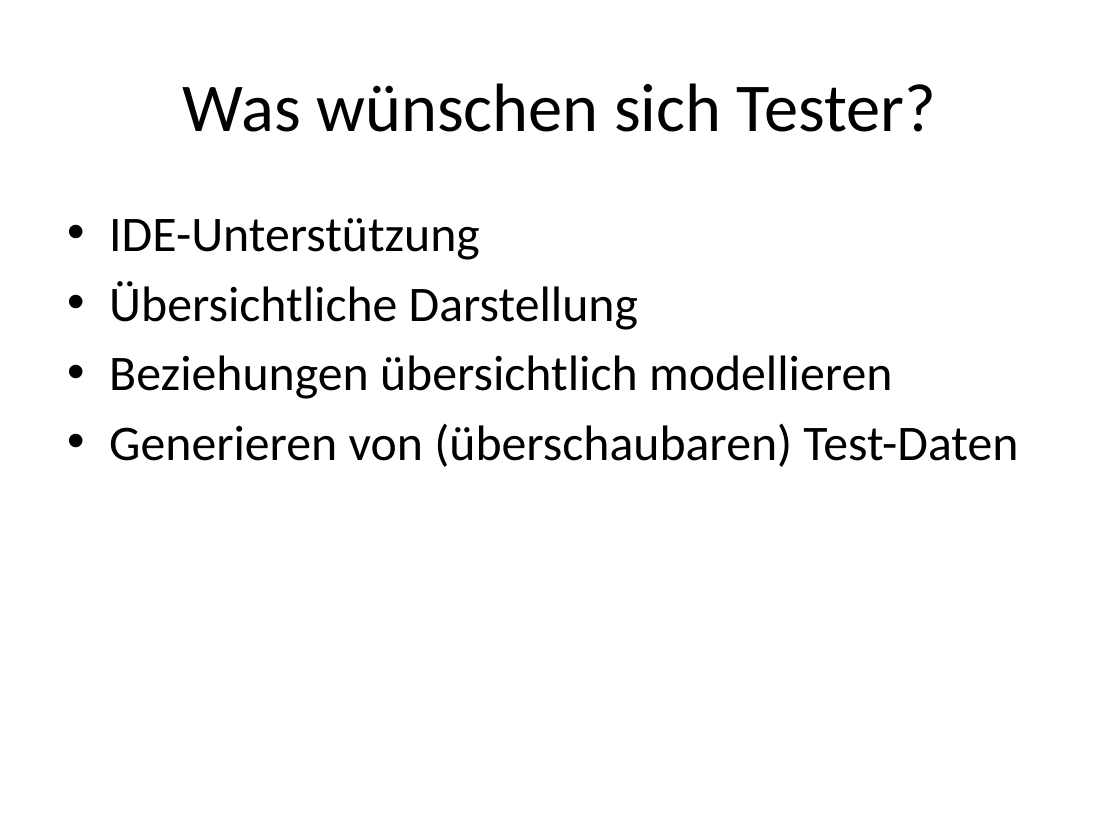
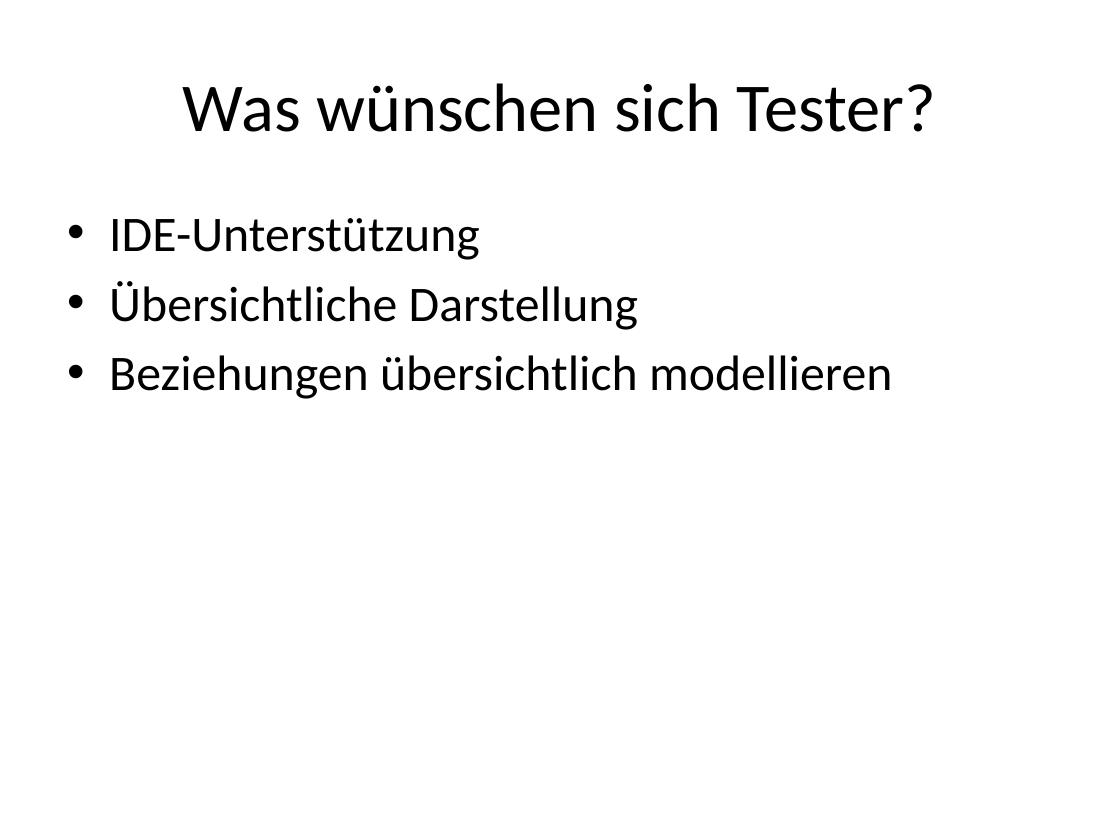
Before and after one commit to seerhein-lab/testdata-dsl, a slide deck: slide 4 of documentation/seitenbau/praesentation.pptx (slide 3 before the commit). Drawn at 1120x840 pixels with LibreOffice and Linux fonts; fonts in the diff are those of the drawing. Boxes give left, top, right and bottom in pixels: in the first picture for what was removed or moved away, otherwise in the second. Text is boxed around its words. In the diff, an @@ line names an element or a change of style, - is before the commit and + after.

```diff
--- a/documentation/seitenbau/praesentation.pptx
+++ b/documentation/seitenbau/praesentation.pptx
@@ text at (109, 423, 1018, 467): paragraph removed @@
-• Generieren von (überschaubaren) Test-Daten
```
Also in this commit, not shown: 5 other slides changed, 8 slides added, 1 slide removed, 1 other file.
